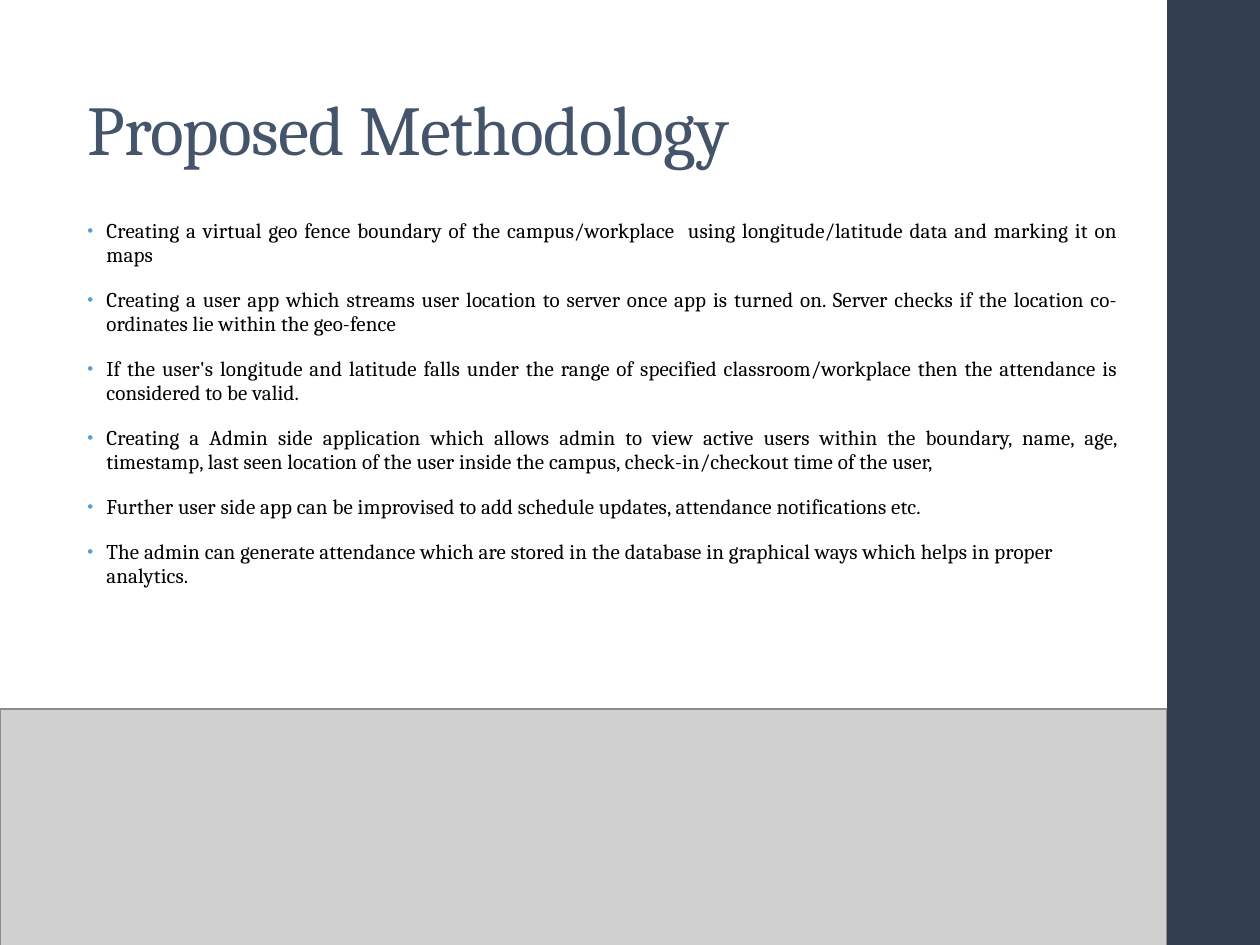
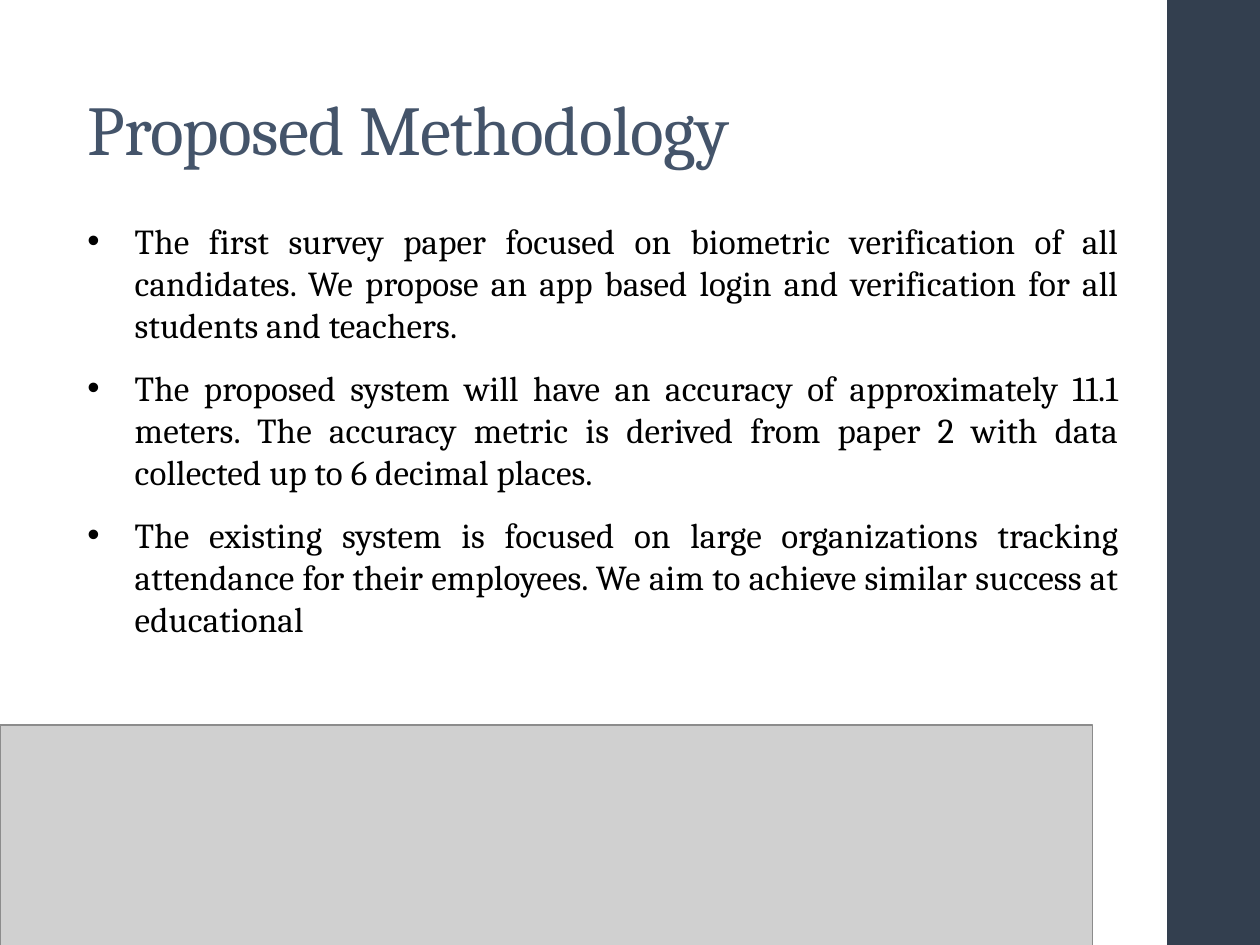
Before and after one commit to nishant-patil-280/Major-Project, a slide deck: slide 7 of docs/major project main ppt.pptx. Drawn at 1260x945 pixels with LibreOffice and Linux fonts; fonts in the diff are those of the drawing; grey boxes stand for pictures. Boxes give left, top, right and bottom in pixels: in the first picture for what was removed or moved away, otherwise in the second. Text is boxed around its words. In the diff, an @@ line names an element or a change of style, - is before the commit and + after.

```diff
--- a/docs/major project main ppt.pptx
+++ b/docs/major project main ppt.pptx
@@ text at bbox=[135, 229, 1119, 633]: text changed; size 12 to 20 pt @@
-• Creating a virtual geo fence boundary of the campus/workplace using longitude/latitude data and marking it on maps
-• Creating a user app which streams user location to server once app is turned on. Server checks if the location co-ordinates lie within the geo-fence
-• If the user's longitude and latitude falls under the range of specified classroom/workplace then the attendance is considered to be valid.
-• Creating a Admin side application which allows admin to view active users within the boundary, name, age, timestamp, last seen location of the user inside the campus, check-in/checkout time of the user,
-• Further user side app can be improvised to add schedule updates, attendance notifications etc.
-• The admin can generate attendance which are stored in the database in graphical ways which helps in proper analytics.
+• The first survey paper focused on biometric verification of all candidates. We propose an app based login and verification for all students and teachers.
+• The proposed system will have an accuracy of approximately 11.1 meters. The accuracy metric is derived from paper 2 with data collected up to 6 decimal places.
+• The existing system is focused on large organizations tracking attendance for their employees. We aim to achieve similar success at educational
@@ picture: place and size @@
-picture at bbox=[0, 709, 1167, 945]
+picture at bbox=[0, 724, 1092, 945]
```
Also in this commit, not shown: 3 other slides changed.
